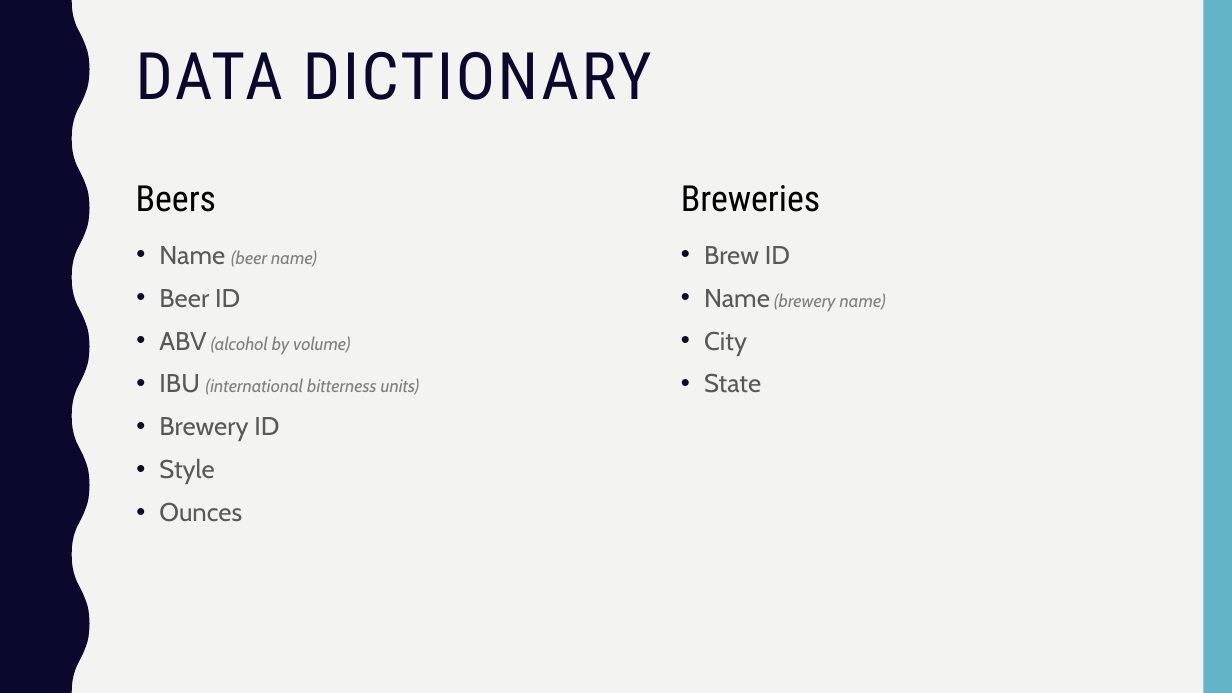
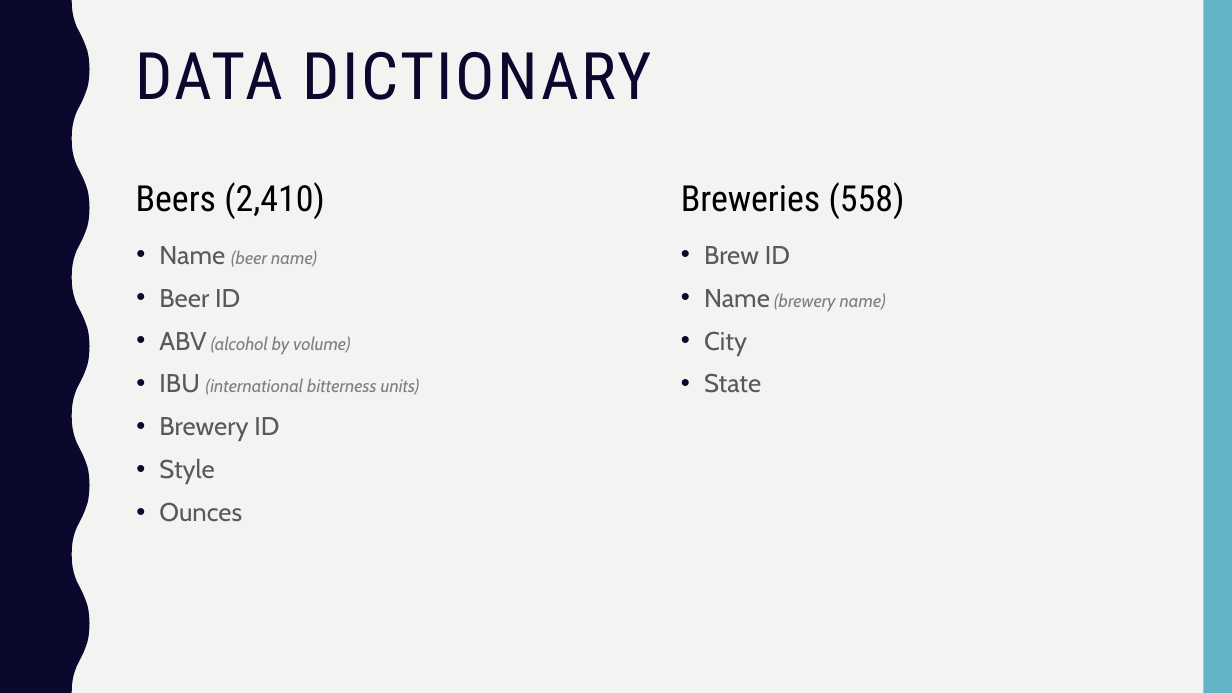
Before and after one commit to mattfarrow1/6306-project-1, a slide deck: slide 2 of docs/Matt_Farrow_Megan_Ball_DS6306_EDA.pptx. Drawn at 1232x693 pixels with LibreOffice and Linux fonts; fonts in the diff are those of the drawing. Boxes give left, top, right and bottom in pixels: in the first picture for what was removed or moved away, otherwise in the second. Text is boxed around its words. In the diff, an @@ line names an element or a change of style, - is before the commit and + after.

Commit message:
Added number of observations to data dictionary

```diff
--- a/docs/Matt_Farrow_Megan_Ball_DS6306_EDA.pptx
+++ b/docs/Matt_Farrow_Megan_Ball_DS6306_EDA.pptx
@@ text at <box>136,182,325,219</box>: text changed @@
-Beers
+Beers (2,410)
@@ text at <box>681,182,905,219</box>: text changed @@
-Breweries
+Breweries (558)
```
